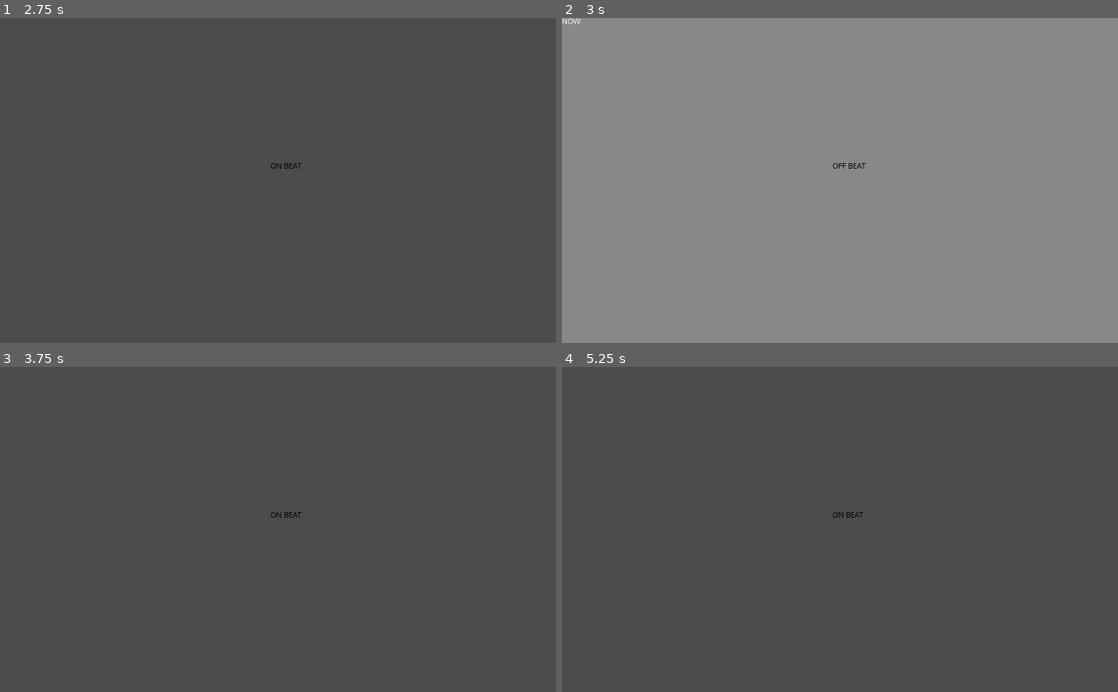
Above: before the commit, frames 1-4 (two rows, left to right).
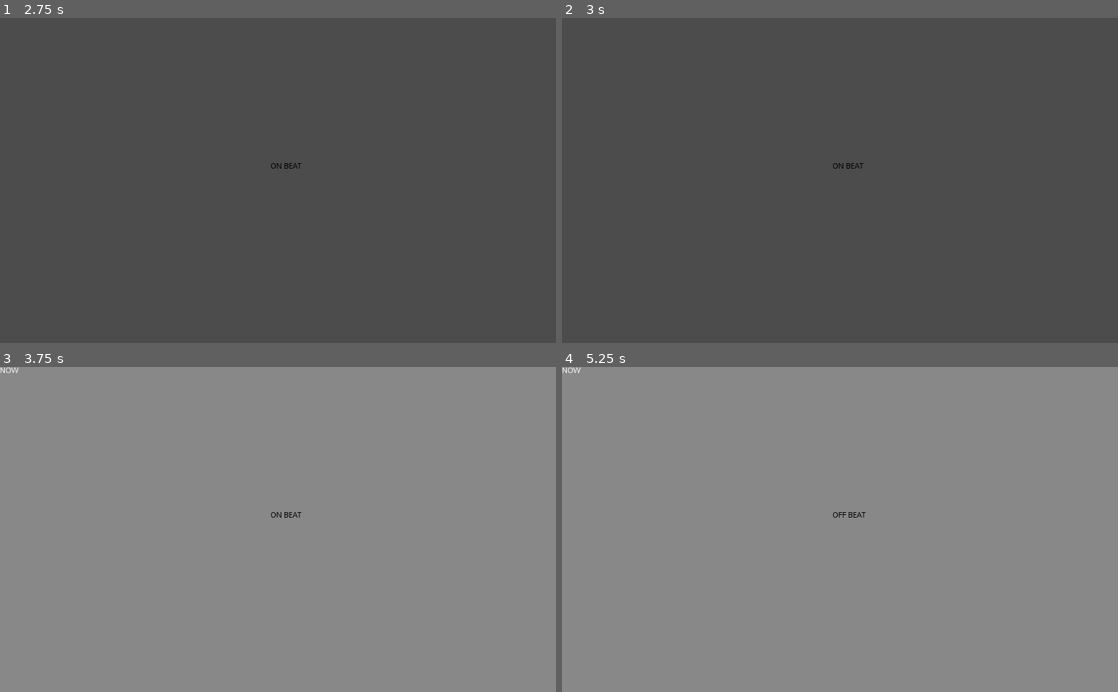
Above: after the commit, the same moments.

Repository: Petunia-Games/retrograde-jam-3
Game: Godot game, scene res://Prototype/Battle/Battle.tscn
The game is run twice, just before and just after one commit, with the same random seed, the same clock (stepped at 60 frames per second) and the same inputs.
Inputs:
- Up to frame 1 (2.75 s): tap Enter at 0.5 s; tap Space (confirm) at 0.6, 1.25, 1.35, 2, 2.1 s
- Up to frame 2 (3 s): tap Space (confirm) at 2.85 s
- Up to frame 3 (3.75 s): tap Space (confirm) at 3.6 s
- Up to frame 4 (5.25 s): tap Space (confirm) at 4.35, 5.1 s

Frame 1 is identical in both runs. In frame 2, 100% of the frame differs, in the area x 0-100%, y 0-100%; in frame 3, 100%; in frame 4, 100%.

Commit message:
Added second test song

Diff:
--- a/Prototype/Battle/Battle.gd
+++ b/Prototype/Battle/Battle.gd
@@ -8,7 +8,7 @@
 var decision_phase = false
 var action_phase = false
 
-var tempo = 120.0
+var tempo = 150.0
 var timer = Timer.new()
 var countdown_duration: float = 60000.0 / tempo / 1000.0
 
--- a/Prototype/Battle/Battle.tscn
+++ b/Prototype/Battle/Battle.tscn
@@ -1,6 +1,6 @@
 [gd_scene load_steps=4 format=2]
 
-[ext_resource path="res://Music/test_song_120.ogg" type="AudioStream" id=1]
+[ext_resource path="res://Music/test_song_150.ogg" type="AudioStream" id=1]
 [ext_resource path="res://Prototype/Battle/Battle.gd" type="Script" id=2]
 
 [sub_resource type="Animation" id=1]
Not shown, added: Music/test_song_150.ogg.import
Not shown, added: Music/test_song_150.ogg
